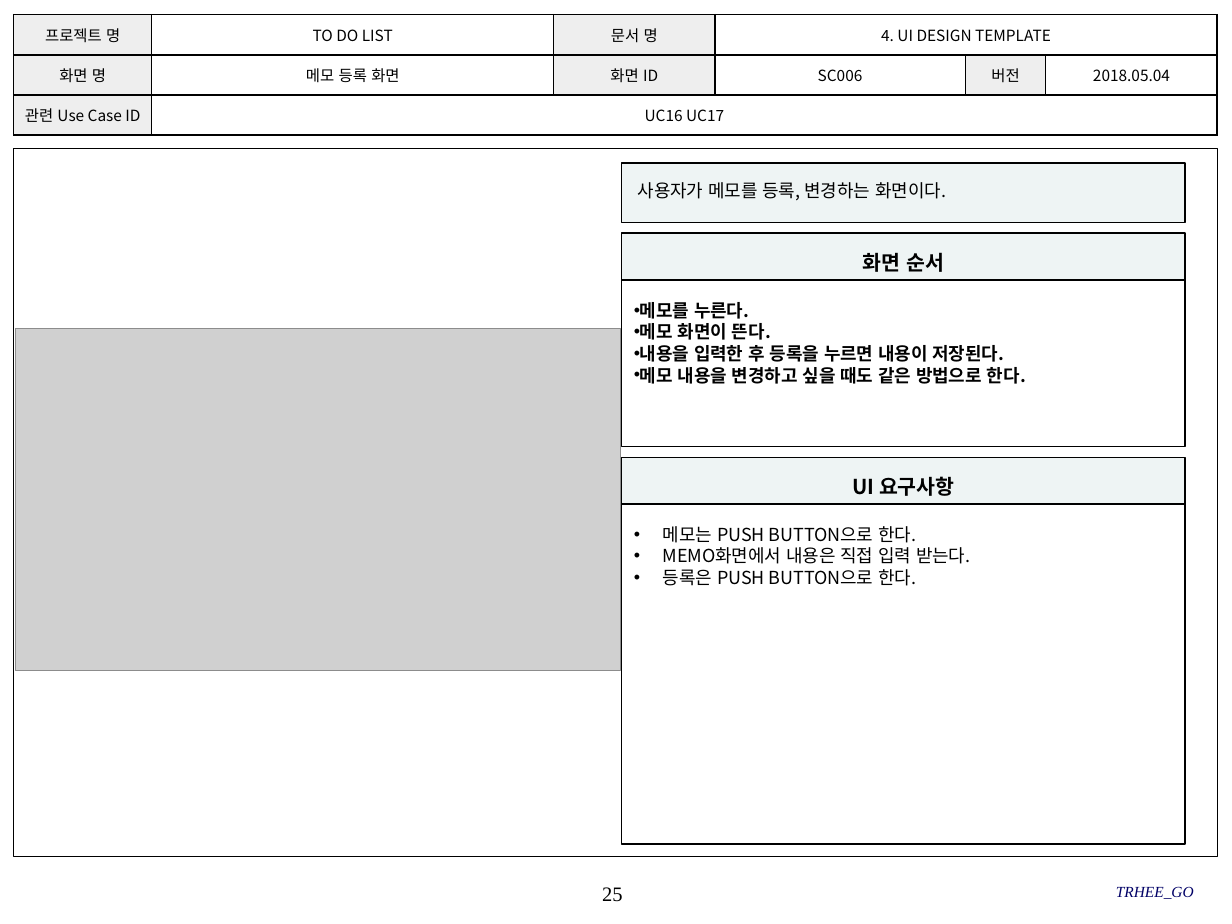
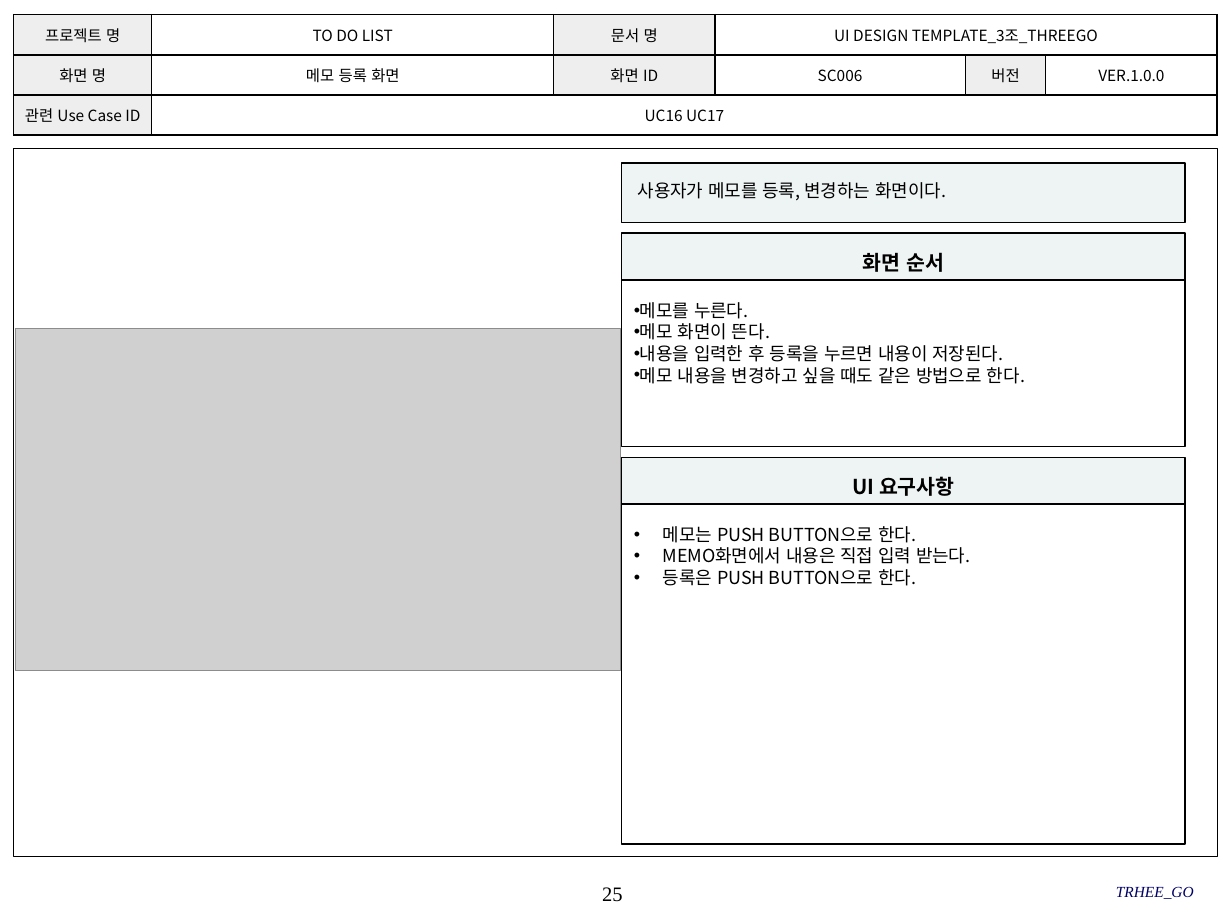
Before and after one commit to SMU-SE-Admin/18-1_3_THREEGO_Doc, a slide deck: slide 25 of 03 설계/UI Design Template_3조_THREEGO.pptx. Drawn at 1232x924 pixels with LibreOffice and Linux fonts; fonts in the diff are those of the drawing; grey boxes stand for pictures; background and template pictures are left out. Boxes give left, top, right and bottom in pixels: in the first picture for what was removed or moved away, otherwise in the second. Text is boxed around its words. In the diff, an @@ line names an element or a change of style, - is before the commit and + after.

Commit message:
#1108 UI 설계서 작성
본문 내용 중 문서명과 버전을 수정

```diff
--- a/03 설계/UI Design Template_3조_THREEGO.pptx
+++ b/03 설계/UI Design Template_3조_THREEGO.pptx
@@ table at (x1=14, y1=15, x2=1216, y2=136) @@
-row 1, column 4: 4. UI DESIGN TEMPLATE
+row 1, column 4: UI DESIGN TEMPLATE_3조_THREEGO
-row 2, column 6: 2018.05.04
+row 2, column 6: VER.1.0.0
@@ rectangle "메모를 누른다." at (x1=622, y1=280, x2=1186, y2=446): bold off @@
```
Also in this commit, not shown: 22 other slides changed.
